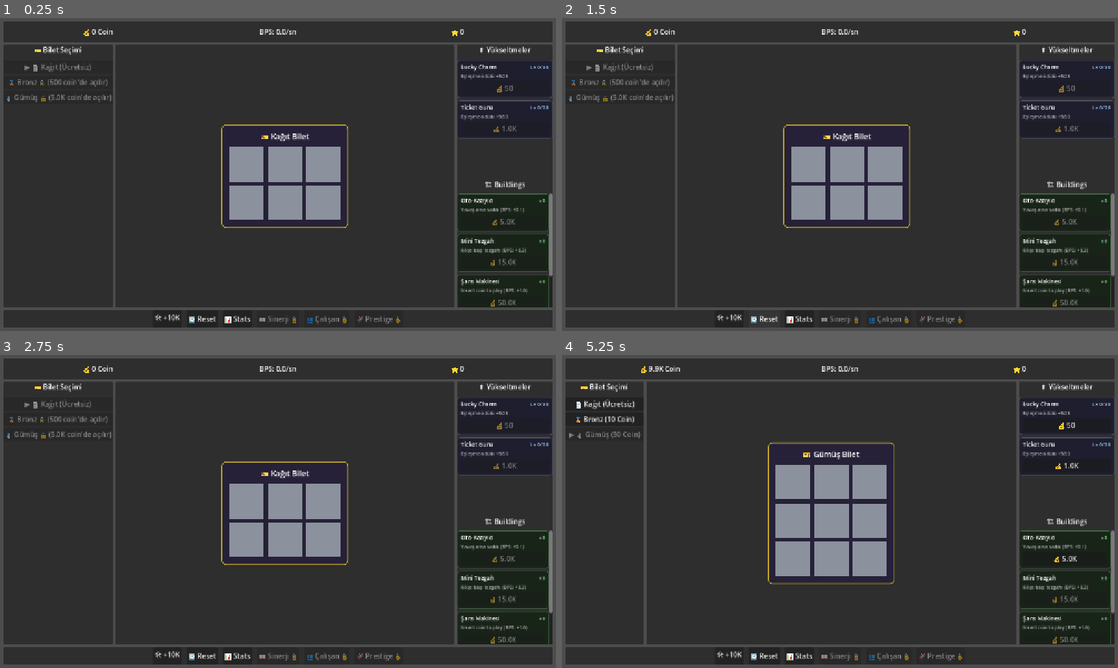
Above: before the commit, frames 1-4 (two rows, left to right).
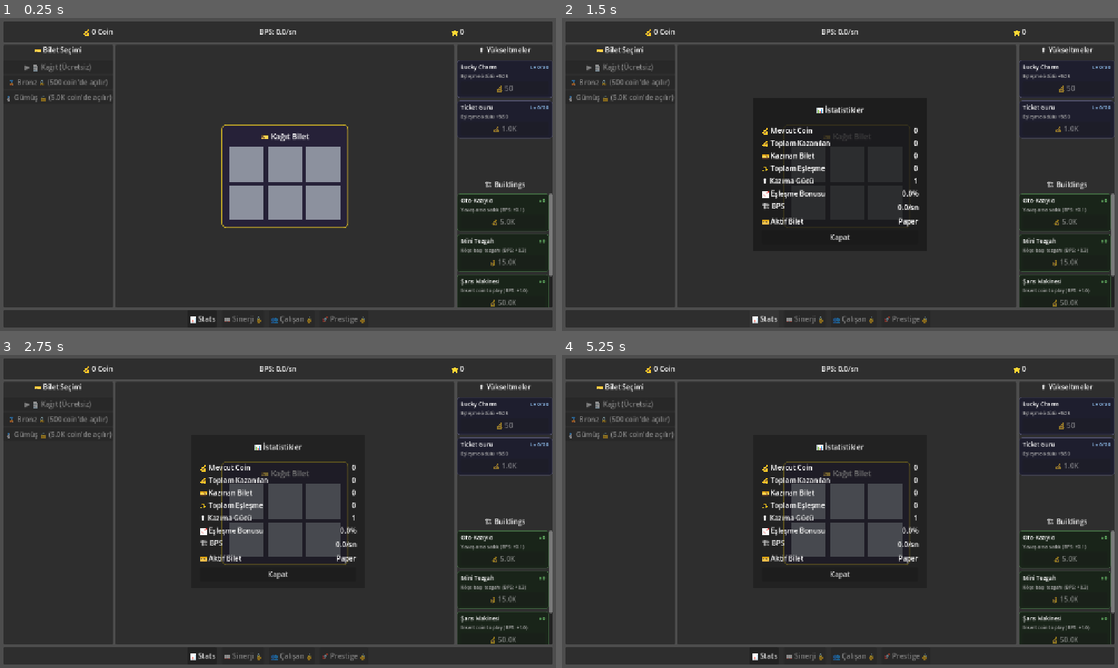
Above: after the commit, the same moments.

Repository: BYGGOLDENSTONE/scratch-and-rise
Game: Godot game, scene res://scenes/main/Main.tscn
Same seed, same stepped clock (60 frames per second), same inputs: the game is played once before the commit and once after it.
Inputs (mouse positions are in pixels of both pictures, inside the frame that each line leads up to):
- Up to frame 1 (0.25 s): no input
- Up to frame 2 (1.5 s): click "📊 Stats" at 0.5 s; click (762, 318) at 1.25 s, where only the run before the commit has a clickable "🔄 Reset"
- Up to frame 3 (2.75 s): click (278, 574) at 2 s, where only the run after the commit has a clickable "Kapat"
- Up to frame 4 (5.25 s): click (728, 655) at 2.75 s, where only the run before the commit has a clickable "🛠 +10K"; click (606, 417) at 3.5 s, where only the run before the commit has a clickable "🥉 Bronz (10 Coin)"; click (606, 405) at 4.25 s, where only the run before the commit has a clickable "📄 Kağıt (Ücretsiz)"; click (606, 433) at 5 s, where only the run before the commit has a clickable "🥈 Gümüş (50 Coin)"

The runs differ from the first frame. In frame 1, 0.4% of the frame differs, in the area x 28-72%, y 94-98%; in frame 2, 8.4%; in frame 3, 5.9%; in frame 4, 11%, in the area x 1-93%, y 3-98%.

Commit message:
[D7] Save & Polish: save bugfix, offline gelir, stats paneli, UI animasyonları
- match_bonus_pct save/load'a eklendi (kayıp bug düzeltildi)
- recalculate_buildings() load sonrası çağrılıyor (BPS bug düzeltildi)
- 5 dakikalık backup timer eklendi
- Offline gelir sistemi: süre × BPS × 0.5, maks 24 saat
- "Hoş Geldin Geri!" popup'ı (1+ dk uzakta ise)
- Stats paneli: 8 istatistik, alt bar butonuna bağlı
- format_number Qa/Qi desteği eklendi
- Coin & BPS label pulse animasyonları
- Dev butonları gizlendi

Co-Authored-By: Claude Opus 4.6 <noreply@anthropic.com>

Diff:
--- a/scenes/main/Main.tscn
+++ b/scenes/main/Main.tscn
@@ -183,6 +183,7 @@
 text = "🔄 Reset"
 
 [node name="StatsBtn" type="Button" parent="UILayer/UIRoot/VBox/BottomBar/HBox"]
+unique_name_in_owner = true
 layout_mode = 2
 text = "📊 Stats"
 
--- /dev/null
+++ b/scenes/ui/OfflinePopup.tscn
@@ -0,0 +1,47 @@
+[gd_scene load_steps=2 format=3]
+
+[ext_resource type="Script" path="res://scripts/ui/offline_popup.gd" id="1"]
+
+[node name="OfflinePopup" type="PanelContainer"]
+anchors_preset = 8
+anchor_left = 0.5
+anchor_top = 0.5
+anchor_right = 0.5
+anchor_bottom = 0.5
+offset_left = -180.0
+offset_top = -100.0
+offset_right = 180.0
+offset_bottom = 100.0
+grow_horizontal = 2
+grow_vertical = 2
+script = ExtResource("1")
+
+[node name="Margin" type="MarginContainer" parent="."]
+layout_mode = 2
+theme_override_constants/margin_left = 20
+theme_override_constants/margin_top = 16
+theme_override_constants/margin_right = 20
+theme_override_constants/margin_bottom = 16
+
+[node name="VBox" type="VBoxContainer" parent="Margin"]
+layout_mode = 2
+theme_override_constants/separation = 12
+
+[node name="Title" type="Label" parent="Margin/VBox"]
+layout_mode = 2
+text = "🎉 Hoş Geldin Geri!"
+horizontal_alignment = 1
+
+[node name="TimeLabel" type="Label" parent="Margin/VBox"]
+layout_mode = 2
+text = "⏱ Uzakta geçen süre: ..."
+horizontal_alignment = 1
+
+[node name="EarningsLabel" type="Label" parent="Margin/VBox"]
+layout_mode = 2
+text = "💰 +0 Coin kazandın!"
+horizontal_alignment = 1
+
+[node name="CollectBtn" type="Button" parent="Margin/VBox"]
+layout_mode = 2
+text = "TOPLA!"
--- /dev/null
+++ b/scenes/ui/StatsPopup.tscn
@@ -0,0 +1,45 @@
+[gd_scene load_steps=2 format=3]
+
+[ext_resource type="Script" path="res://scripts/ui/stats_popup.gd" id="1"]
+
+[node name="StatsPopup" type="PanelContainer"]
+anchors_preset = 8
+anchor_left = 0.5
+anchor_top = 0.5
+anchor_right = 0.5
+anchor_bottom = 0.5
+offset_left = -200.0
+offset_top = -160.0
+offset_right = 200.0
+offset_bottom = 160.0
+grow_horizontal = 2
+grow_vertical = 2
+script = ExtResource("1")
+
+[node name="Margin" type="MarginContainer" parent="."]
+layout_mode = 2
+theme_override_constants/margin_left = 20
+theme_override_constants/margin_top = 16
+theme_override_constants/margin_right = 20
+theme_override_constants/margin_bottom = 16
+
+[node name="VBox" type="VBoxContainer" parent="Margin"]
+layout_mode = 2
+theme_override_constants/separation = 10
+
+[node name="Title" type="Label" parent="Margin/VBox"]
+layout_mode = 2
+text = "📊 İstatistikler"
+horizontal_alignment = 1
+
+[node name="Sep" type="HSeparator" parent="Margin/VBox"]
+layout_mode = 2
+
+[node name="StatsList" type="VBoxContainer" parent="Margin/VBox"]
+layout_mode = 2
+size_flags_vertical = 3
+theme_override_constants/separation = 6
+
+[node name="CloseBtn" type="Button" parent="Margin/VBox"]
+layout_mode = 2
+text = "Kapat"
--- a/scripts/autoload/game_state.gd
+++ b/scripts/autoload/game_state.gd
@@ -122,13 +122,15 @@
 
 ## Büyük sayıları okunabilir formata çevir
 func format_number(n: int) -> String:
-	if n < 1_000:
-		return str(n)
-	elif n < 1_000_000:
-		return "%.1fK" % (n / 1_000.0)
-	elif n < 1_000_000_000:
-		return "%.1fM" % (n / 1_000_000.0)
-	elif n < 1_000_000_000_000:
-		return "%.1fB" % (n / 1_000_000_000.0)
-	else:
-		return "%.1fT" % (n / 1_000_000_000_000.0)
+	var thresholds := [
+		[1_000_000_000_000_000_000, "Qi"],
+		[1_000_000_000_000_000, "Qa"],
+		[1_000_000_000_000, "T"],
+		[1_000_000_000, "B"],
+		[1_000_000, "M"],
+		[1_000, "K"],
+	]
+	for entry in thresholds:
+		if n >= entry[0]:
+			return "%.1f%s" % [float(n) / float(entry[0]), entry[1]]
+	return str(n)
--- a/scripts/autoload/save_manager.gd
+++ b/scripts/autoload/save_manager.gd
@@ -6,6 +6,7 @@
 const BACKUP_PATH := "user://save_backup.json"
 
 var _auto_save_timer: Timer
+var _backup_timer: Timer
 
 
 func _ready() -> void:
@@ -14,7 +15,13 @@
 	_auto_save_timer.autostart = true
 	_auto_save_timer.timeout.connect(_on_auto_save)
 	add_child(_auto_save_timer)
-	print("[SaveManager] Initialized — auto save every 30s")
+
+	_backup_timer = Timer.new()
+	_backup_timer.wait_time = 300.0
+	_backup_timer.autostart = true
+	_backup_timer.timeout.connect(_on_backup_save)
+	add_child(_backup_timer)
+	print("[SaveManager] Initialized — auto save 30s, backup 5min")
 
 
 func save_game() -> void:
@@ -27,6 +34,7 @@
 		"buildings": GameState.buildings,
 		"total_tickets_scratched": GameState.total_tickets_scratched,
 		"total_matches": GameState.total_matches,
+		"match_bonus_pct": GameState.match_bonus_pct,
 		"timestamp": Time.get_unix_time_from_system(),
 	}
 	# Yedek: mevcut save'i backup'a kopyala
@@ -72,6 +80,7 @@
 	GameState.total_tickets_scratched = int(data.get("total_tickets_scratched", 0))
 	GameState.total_matches = int(data.get("total_matches", 0))
 	GameState.recalculate_upgrades()
+	GameState.recalculate_buildings()
 	print("[SaveManager] Game loaded from ", path)
 	return true
 
@@ -80,6 +89,58 @@
 	save_game()
 
 
+func _on_backup_save() -> void:
+	if FileAccess.file_exists(SAVE_PATH):
+		var src := FileAccess.open(SAVE_PATH, FileAccess.READ)
+		if src:
+			var dst := FileAccess.open(BACKUP_PATH, FileAccess.WRITE)
+			if dst:
+				dst.store_string(src.get_as_text())
+				print("[SaveManager] Backup saved")
+
+
+## Offline gelir: son kayıt zamanı ile şimdiki zaman farkından hesapla
+func calc_offline_earnings() -> Dictionary:
+	var path := SAVE_PATH
+	if not FileAccess.file_exists(path):
+		path = BACKUP_PATH
+		if not FileAccess.file_exists(path):
+			return {}
+
+	var file := FileAccess.open(path, FileAccess.READ)
+	if not file:
+		return {}
+
+	var json := JSON.new()
+	if json.parse(file.get_as_text()) != OK:
+		return {}
+
+	var data: Dictionary = json.data
+	var saved_time: float = data.get("timestamp", 0.0)
+	if saved_time <= 0.0:
+		return {}
+
+	var now := Time.get_unix_time_from_system()
+	var elapsed := now - saved_time
+	if elapsed < 60.0:  # 1 dakikadan az ise offline gelir yok
+		return {}
+
+	var offline_bps: float = GameState.bps
+	if offline_bps <= 0.0:
+		return {}
+
+	# Maks 24 saat (86400 sn)
+	elapsed = minf(elapsed, 86400.0)
+	var earnings := int(elapsed * offline_bps * 0.5)
+	if earnings <= 0:
+		return {}
+
+	return {
+		"elapsed": elapsed,
+		"earnings": earnings,
+	}
+
+
 func _notification(what: int) -> void:
 	if what == NOTIFICATION_WM_CLOSE_REQUEST:
 		save_game()
--- a/scripts/main.gd
+++ b/scripts/main.gd
@@ -12,6 +12,8 @@
 var _result_scene := preload("res://scenes/ui/MatchResult.tscn")
 var _upgrade_btn_scene := preload("res://scenes/ui/UpgradeButton.tscn")
 var _building_btn_scene := preload("res://scenes/ui/BuildingButton.tscn")
+var _offline_popup_scene := preload("res://scenes/ui/OfflinePopup.tscn")
+var _stats_popup_scene := preload("res://scenes/ui/StatsPopup.tscn")
 var _current_ticket: PanelContainer
 var _current_result: PanelContainer
 
@@ -26,6 +28,7 @@
 @onready var reset_btn: Button = %ResetBtn
 @onready var dev_add_btn: Button = %DevAddBtn
 @onready var building_list: VBoxContainer = %BuildingList
+@onready var stats_btn: Button = %StatsBtn
 
 ## Buton → bilet türü eşlemesi
 var _ticket_buttons: Dictionary = {}
@@ -46,12 +49,18 @@
 	silver_btn.pressed.connect(_on_ticket_selected.bind("silver"))
 	reset_btn.pressed.connect(_on_reset_pressed)
 	dev_add_btn.pressed.connect(_on_dev_add)
+	stats_btn.pressed.connect(_on_stats_pressed)
+
+	# Dev butonlarını gizle (debug için .tscn'den visible açılabilir)
+	dev_add_btn.visible = false
+	reset_btn.visible = false
 
 	SaveManager.load_game()
 	_update_all_ui()
 	_build_upgrade_panel()
 	_build_building_panel()
 	_spawn_new_ticket()
+	_check_offline_earnings()
 	print("[Main] Ready")
 
 
@@ -196,10 +205,17 @@
 func _on_coins_changed(new_amount: int) -> void:
 	coin_label.text = "💰 %s Coin" % GameState.format_number(new_amount)
 	_update_ticket_buttons()
+	# Coin label pulse animasyonu
+	var tween := create_tween()
+	tween.tween_property(coin_label, "scale", Vector2(1.15, 1.15), 0.08)
+	tween.tween_property(coin_label, "scale", Vector2.ONE, 0.12)
 
 
 func _on_bps_changed(new_bps: float) -> void:
 	bps_label.text = "BPS: %.1f/sn" % new_bps
+	var tween := create_tween()
+	tween.tween_property(bps_label, "scale", Vector2(1.1, 1.1), 0.08)
+	tween.tween_property(bps_label, "scale", Vector2.ONE, 0.12)
 
 
 # --- Reset ---
@@ -231,3 +247,21 @@
 func _on_dev_add() -> void:
 	GameState.add_coins(10_000)
 	print("[Dev] +10K coin")
+
+
+# --- Stats ---
+
+func _on_stats_pressed() -> void:
+	var popup := _stats_popup_scene.instantiate()
+	get_node("UILayer").add_child(popup)
+
+
+# --- Offline Gelir ---
+
+func _check_offline_earnings() -> void:
+	var result := SaveManager.calc_offline_earnings()
+	if result.is_empty():
+		return
+	var popup := _offline_popup_scene.instantiate()
+	get_node("UILayer").add_child(popup)
+	popup.setup(result["elapsed"], result["earnings"])
--- /dev/null
+++ b/scripts/ui/offline_popup.gd
@@ -0,0 +1,32 @@
+extends PanelContainer
+
+## "Hoş Geldin Geri!" offline gelir popup'ı.
+
+signal collected
+
+@onready var _time_label: Label = $Margin/VBox/TimeLabel
+@onready var _earnings_label: Label = $Margin/VBox/EarningsLabel
+@onready var _collect_btn: Button = $Margin/VBox/CollectBtn
+
+
+func setup(elapsed: float, earnings: int) -> void:
+	_time_label.text = "⏱ Uzakta geçen süre: %s" % _format_time(elapsed)
+	_earnings_label.text = "💰 +%s Coin kazandın!" % GameState.format_number(earnings)
+	_collect_btn.pressed.connect(_on_collect.bind(earnings))
+
+
+func _format_time(seconds: float) -> String:
+	var secs := int(seconds)
+	if secs < 3600:
+		return "%d dk" % (secs / 60)
+	var hours := secs / 3600
+	var mins := (secs % 3600) / 60
+	if hours >= 24:
+		return "%d sa %d dk" % [hours, mins]
+	return "%d sa %d dk" % [hours, mins]
+
+
+func _on_collect(earnings: int) -> void:
+	GameState.add_coins(earnings)
+	collected.emit()
+	queue_free()
--- /dev/null
+++ b/scripts/ui/stats_popup.gd
@@ -0,0 +1,51 @@
+extends PanelContainer
+
+## İstatistik popup'ı. Oyuncu verilerini gösterir.
+
+signal closed
+
+@onready var _stats_list: VBoxContainer = $Margin/VBox/StatsList
+@onready var _close_btn: Button = $Margin/VBox/CloseBtn
+
+
+func _ready() -> void:
+	_close_btn.pressed.connect(_on_close)
+	_populate()
+
+
+func _populate() -> void:
+	for child in _stats_list.get_children():
+		child.queue_free()
+
+	var stats := [
+		["💰 Mevcut Coin", GameState.format_number(GameState.coins)],
+		["💰 Toplam Kazanılan", GameState.format_number(GameState.total_coins_earned)],
+		["🎫 Kazınan Bilet", str(GameState.total_tickets_scratched)],
+		["✨ Toplam Eşleşme", str(GameState.total_matches)],
+		["⬆ Kazıma Gücü", str(GameState.scratch_power)],
+		["📈 Eşleşme Bonusu", "%.1f%%" % GameState.match_bonus_pct],
+		["🏗 BPS", "%.1f/sn" % GameState.bps],
+		["🎫 Aktif Bilet", GameState.current_ticket_type.capitalize()],
+	]
+
+	for entry in stats:
+		var hbox := HBoxContainer.new()
+		var name_label := Label.new()
+		name_label.text = entry[0]
+		name_label.size_flags_horizontal = Control.SIZE_EXPAND_FILL
+		var value_label := Label.new()
+		value_label.text = entry[1]
+		value_label.horizontal_alignment = HORIZONTAL_ALIGNMENT_RIGHT
+		hbox.add_child(name_label)
+		hbox.add_child(value_label)
+		_stats_list.add_child(hbox)
+
+
+func _on_close() -> void:
+	closed.emit()
+	queue_free()
+
+
+func _gui_input(event: InputEvent) -> void:
+	if event is InputEventMouseButton and event.pressed:
+		accept_event()
